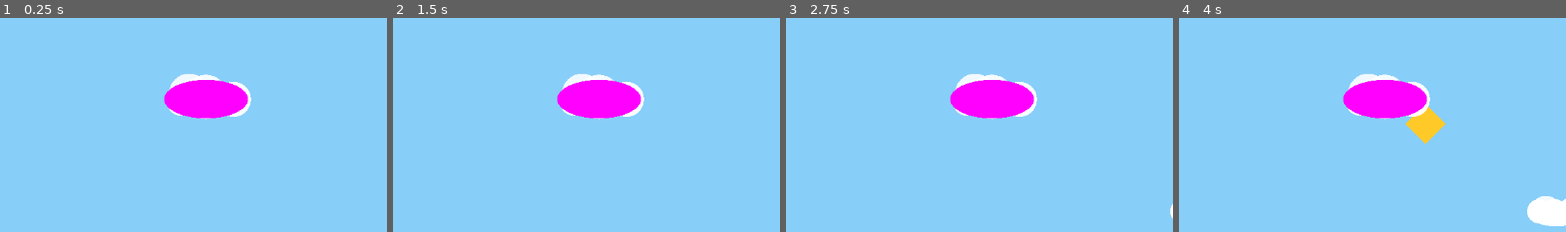
Above: before the commit, frames 1-4 (left to right).
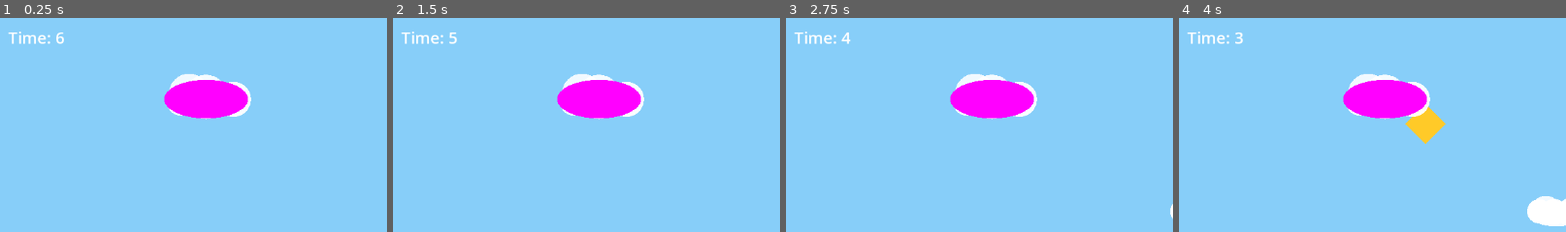
Above: after the commit, the same moments.

Repository: mdnadeemm/new-game-project
Game: Godot game, scene res://scenes/Main.tscn
Same seed, same stepped clock (60 frames per second), same inputs: the game is played once before the commit and once after it.
Inputs:
- Up to frame 1 (0.25 s): no input
- Up to frame 2 (1.5 s): tap Enter at 0.5 s; hold D (move_right) 0.53-1.28 s; hold S (move_down) from 1.28 s (still down)
- Up to frame 3 (2.75 s): release S (move_down) at 2.03 s; hold D (move_right) from 2.03 s (still down)
- Up to frame 4 (4 s): release D (move_right) at 2.78 s; hold W (move_up) 2.78-3.53 s; hold A (move_left) from 3.53 s (still down)
The pictures show only the part of the screen within x 23-73%, y 0-50%; the shares and areas given below are measured in that part.

The runs differ from the first frame. In frame 1, 0.3% of the frame differs, in the area x 2-17%, y 6-13%; in frame 2, 0.3%; in frame 3, 0.3%; in frame 4, 0.3%.

Commit message:
feat: implement countdown timer and HUD updates for game mechanics

Diff:
--- a/scenes/Main.tscn
+++ b/scenes/Main.tscn
@@ -46,3 +46,12 @@
 offset_bottom = -593.0
 theme_override_font_sizes/font_size = 24
 text = "Lives: 3"
+
+[node name="Time" type="Label" parent="CanvasLayer/HUD"]
+layout_mode = 0
+offset_left = -870.0
+offset_top = -627.0
+offset_right = -754.0
+offset_bottom = -593.0
+theme_override_font_sizes/font_size = 24
+text = "Time: 6"
--- a/scripts/Main.gd
+++ b/scripts/Main.gd
@@ -3,6 +3,7 @@
 @onready var player: Area2D = $Player
 @onready var hud_score: Label = $CanvasLayer/HUD/Score
 @onready var hud_lives: Label = $CanvasLayer/HUD/Lives
+@onready var hud_time: Label = $CanvasLayer/HUD/Time
 
 var score: int = 0
 var lives: int = 3
@@ -10,15 +11,27 @@
 @export var spawn_interval: float = 1.2
 @export var obstacle_speed: float = 220.0
 
+# Countdown timer (seconds)
+var countdown: float = 6.0
+const COUNTDOWN_BONUS: float = 6.0
+
 func _ready() -> void:
 	randomize()
 	_update_hud()
+	_update_time_label()
 
 func _process(delta: float) -> void:
 	time_accum += delta
 	if time_accum >= spawn_interval:
 		time_accum = 0.0
 		_spawn_obstacle()
+
+	# Countdown ticking
+	countdown -= delta
+	if countdown <= 0.0:
+		_handle_timeout()
+	else:
+		_update_time_label()
 
 func _spawn_obstacle() -> void:
 	var scene := load("res://scenes/Obstacle.tscn") as PackedScene
@@ -55,10 +68,18 @@
 				ok = is_equal_approx(sizes[p_size_index], o_scale)
 	if ok:
 		score += 1
+		countdown += COUNTDOWN_BONUS
 		_update_hud()
+		_update_time_label()
+		# Visual feedback: green flash for correct hit
+		if player and player.has_method("flash_good"):
+			player.call("flash_good", 1.0)
 		obstacle.queue_free()
 	else:
 		_lose_life()
+		# Visual feedback: red flash for wrong hit
+		if player and player.has_method("flash_bad"):
+			player.call("flash_bad", 1.0)
 		obstacle.queue_free()
 
 func _lose_life() -> void:
@@ -73,3 +94,17 @@
 func _update_hud() -> void:
 	hud_score.text = "Score: %d" % score
 	hud_lives.text = "Lives: %d" % lives
+
+func _update_time_label() -> void:
+	if is_instance_valid(hud_time):
+		var shown := int(ceil(max(countdown, 0.0)))
+		hud_time.text = "Time: %d" % shown
+
+func _handle_timeout() -> void:
+	# Time ran out: lose a life and reset countdown if game continues
+	countdown = 0.0
+	_update_time_label()
+	_lose_life()
+	if lives > 0:
+		countdown = COUNTDOWN_BONUS
+		_update_time_label()
--- a/scripts/Player.gd
+++ b/scripts/Player.gd
@@ -10,7 +10,17 @@
 var lives: int = 3
 @export var move_speed: float = 300.0
 
+# Visuals
+var base_color: Color = Color.hex(0x42a5f5ff)
+var flash_timer: Timer
+
 func _ready() -> void:
+    # Create a one-shot timer to manage temporary color flashes
+    flash_timer = Timer.new()
+    flash_timer.one_shot = true
+    flash_timer.wait_time = 1.0
+    add_child(flash_timer)
+    flash_timer.timeout.connect(Callable(self, "_on_flash_timeout"))
     _apply_shape()
 
 func _unhandled_input(event: InputEvent) -> void:
@@ -58,7 +68,29 @@
     var pts: PackedVector2Array = Shapes.get_shape_points(current_shape, size_scale)
     if is_instance_valid(poly):
         poly.polygon = pts
-        poly.color = Color.hex(0x42a5f5ff)
+        if not is_flashing():
+            poly.color = base_color
     if is_instance_valid(collision):
         collision.polygon = pts
     emit_signal("shape_changed", current_shape, size_scale)
+
+func is_flashing() -> bool:
+    return is_instance_valid(flash_timer) and flash_timer.time_left > 0.0
+
+func flash_good(duration: float = 1.0) -> void:
+    _flash(Color(0, 1, 0, 1), duration)
+
+func flash_bad(duration: float = 1.0) -> void:
+    _flash(Color(1, 0, 0, 1), duration)
+
+func _flash(c: Color, duration: float) -> void:
+    if is_instance_valid(poly):
+        poly.color = c
+    if flash_timer:
+        flash_timer.stop()
+        flash_timer.wait_time = duration
+        flash_timer.start()
+
+func _on_flash_timeout() -> void:
+    if is_instance_valid(poly):
+        poly.color = base_color
